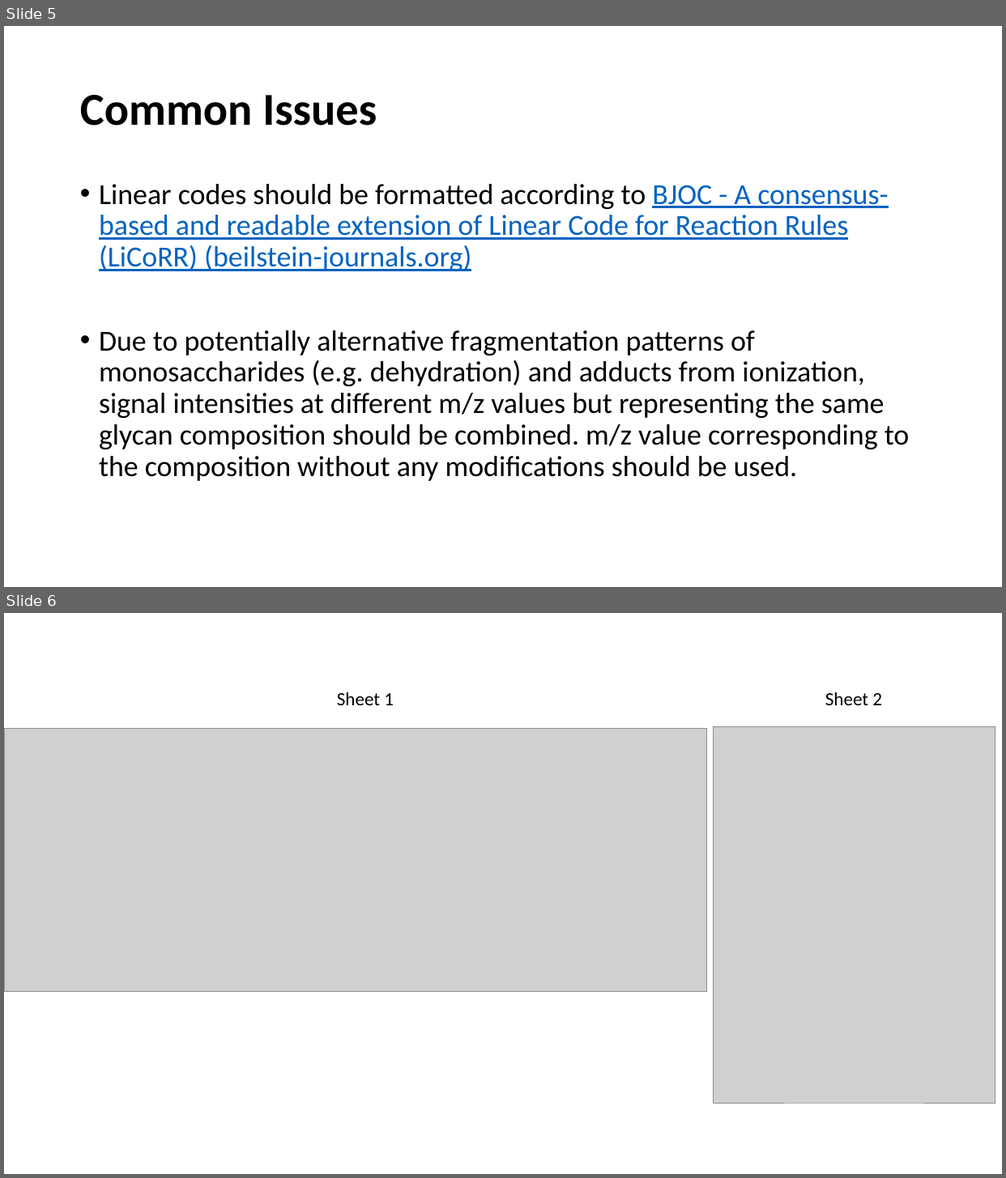
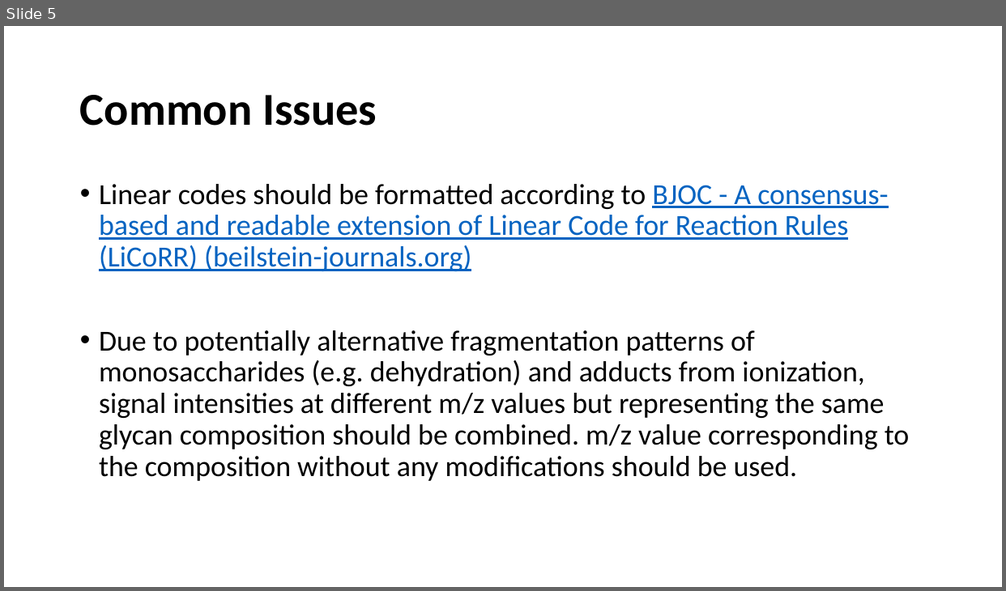
Before and after one commit to LewisLabUCSD/N-Glycosylation-Markov-Models, a slide deck: Step0_Data_Preprocessing.pptx. Shown one above the other, each under a label of ours: slides 5 and 6 before the commit, slide 5 after it. The pictures are 1006x1178 and 1006x591 pixels, drawn with LibreOffice and Linux fonts; fonts in the diff are those of the drawing; grey boxes stand for pictures. Boxes give left, top, right and bottom in pixels: in the first picture for what was removed or moved away, otherwise in the second. Text is boxed around its words. In the diff, an @@ line names an element or a change of style, - is before the commit and + after.

```diff
--- a/Step0_Data_Preprocessing.pptx
+++ b/Step0_Data_Preprocessing.pptx
@@ slide 6 removed at (4, 613, 1002, 1174), background #FFFFFF @@
@@ text removed at (337, 692, 394, 705) @@
-Sheet 1
@@ text removed at (825, 692, 882, 705) @@
-Sheet 2
@@ picture removed at (4, 728, 707, 992) @@
@@ picture removed at (714, 726, 996, 1103) @@
```
Also in this commit, not shown: 3 slides changed, 34 other files.
